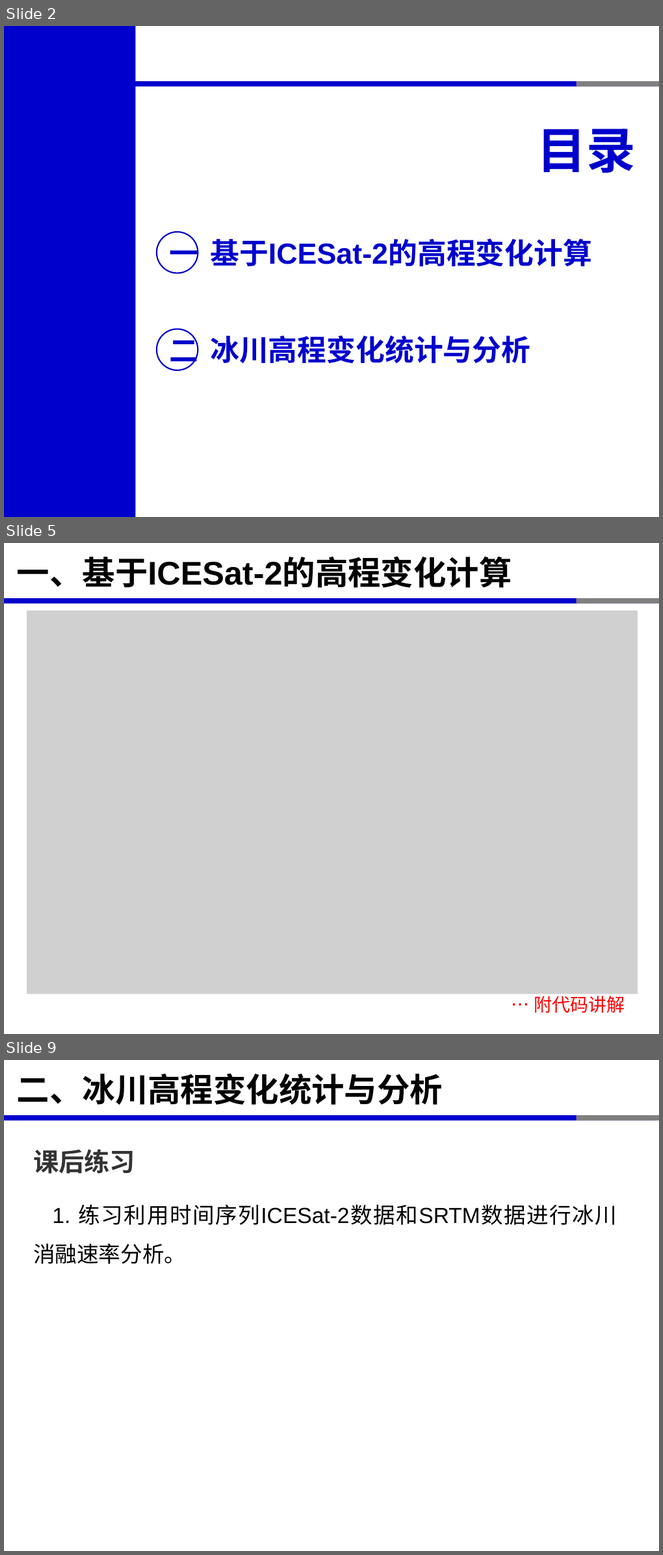
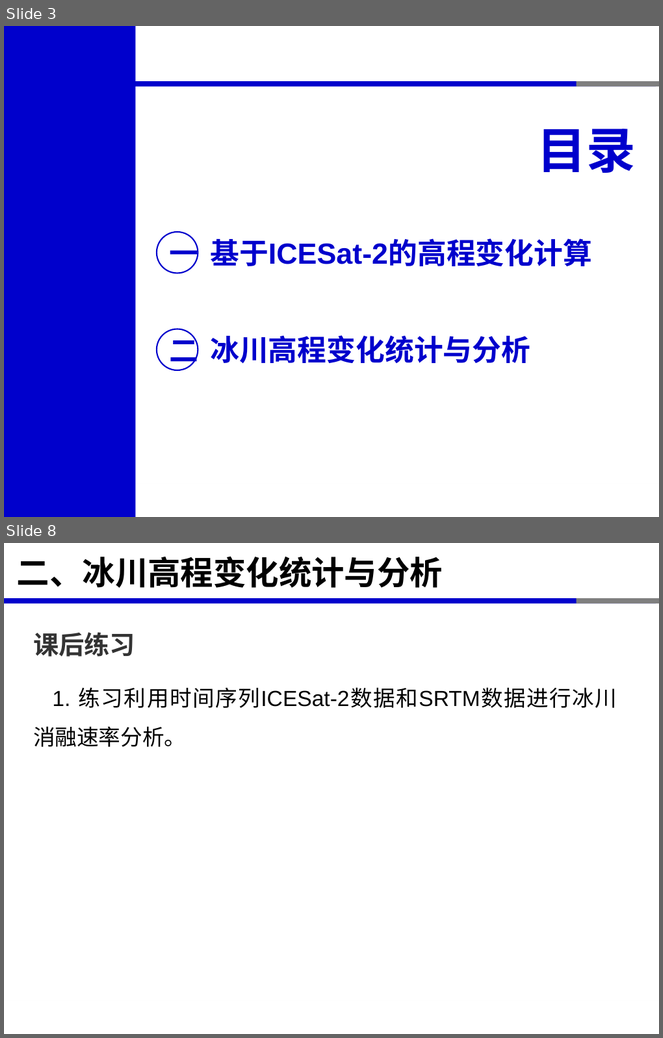
Before and after one commit to xinluo2018/satellite-altimetry-course, a slide deck: 第5章-星载激光测高应用-12学时/第6节-ICESat-2数据冰川高程变化分析-2学时.pptx. Shown one above the other, each under a label of ours: slides 2, 5 and 9 before the commit, slides 3 and 8 after it; the slides between them are not shown. The pictures are 663x1555 and 663x1038 pixels, drawn with LibreOffice and Linux fonts; fonts in the diff are those of the drawing; grey boxes stand for pictures. Boxes give left, top, right and bottom in pixels: in the first picture for what was removed or moved away, otherwise in the second. Text is boxed around its words. In the diff, an @@ line names an element or a change of style, - is before the commit and + after.

```diff
--- a/第5章-星载激光测高应用-12学时/第6节-ICESat-2数据冰川高程变化分析-2学时.pptx
+++ b/第5章-星载激光测高应用-12学时/第6节-ICESat-2数据冰川高程变化分析-2学时.pptx
@@ slide 5 removed at bbox=[4, 543, 659, 1034], background #FFFFFF; not listed: 3 template elements that a slide beside it also shows @@
@@ title removed at bbox=[17, 556, 512, 588] @@
-一、基于ICESat-2的高程变化计算
@@ picture removed at bbox=[27, 611, 638, 995] @@
@@ text removed at bbox=[534, 993, 625, 1014] @@
-… 附代码讲解
@@ what was slide 2 is now slide 3 @@
@@ what was slide 9 is now slide 8 @@
```
Also in this commit, not shown: 4 slides changed, 1 slide added, 1 other slide removed, 12 other files.
